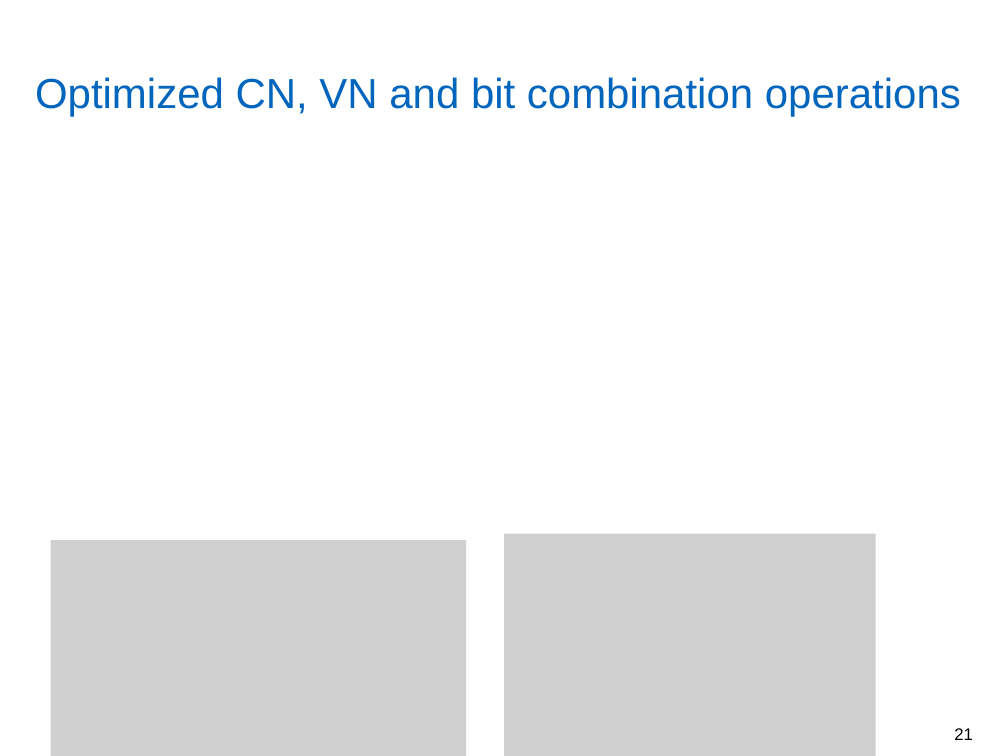
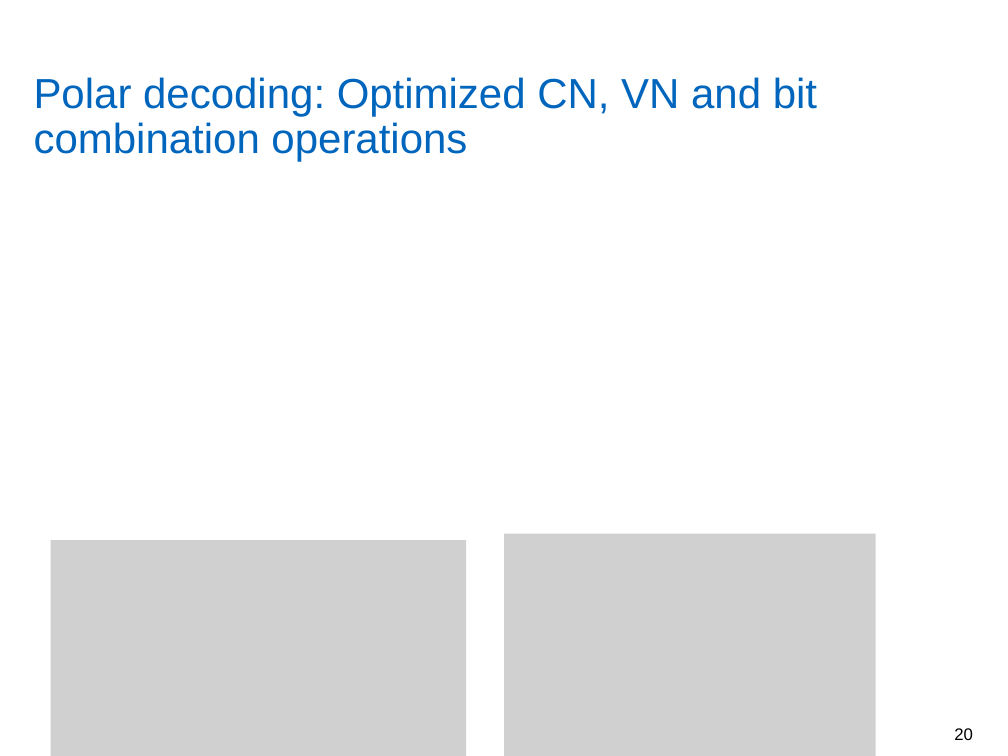
Before and after one commit to yadhu1961/thesis_5GPolorCodes, a slide deck: slide 20 of final_presentation/finalPpt1.2.pptx (slide 21 before the commit). Drawn at 1008x756 pixels with LibreOffice and Linux fonts; fonts in the diff are those of the drawing; grey boxes stand for pictures; background and template pictures are left out. Boxes give left, top, right and bottom in pixels: in the first picture for what was removed or moved away, otherwise in the second. Text is boxed around its words. In the diff, an @@ line names an element or a change of style, - is before the commit and + after.

```diff
--- a/final_presentation/finalPpt1.2.pptx
+++ b/final_presentation/finalPpt1.2.pptx
@@ title at [34, 77, 817, 161]: text changed @@
-Optimized CN, VN and bit combination operations
+Polar decoding: Optimized CN, VN and bit combination operations
@@ page number at [954, 728, 973, 740]: text changed @@
-21
+20
```
Also in this commit, not shown: 4 other slides changed.
